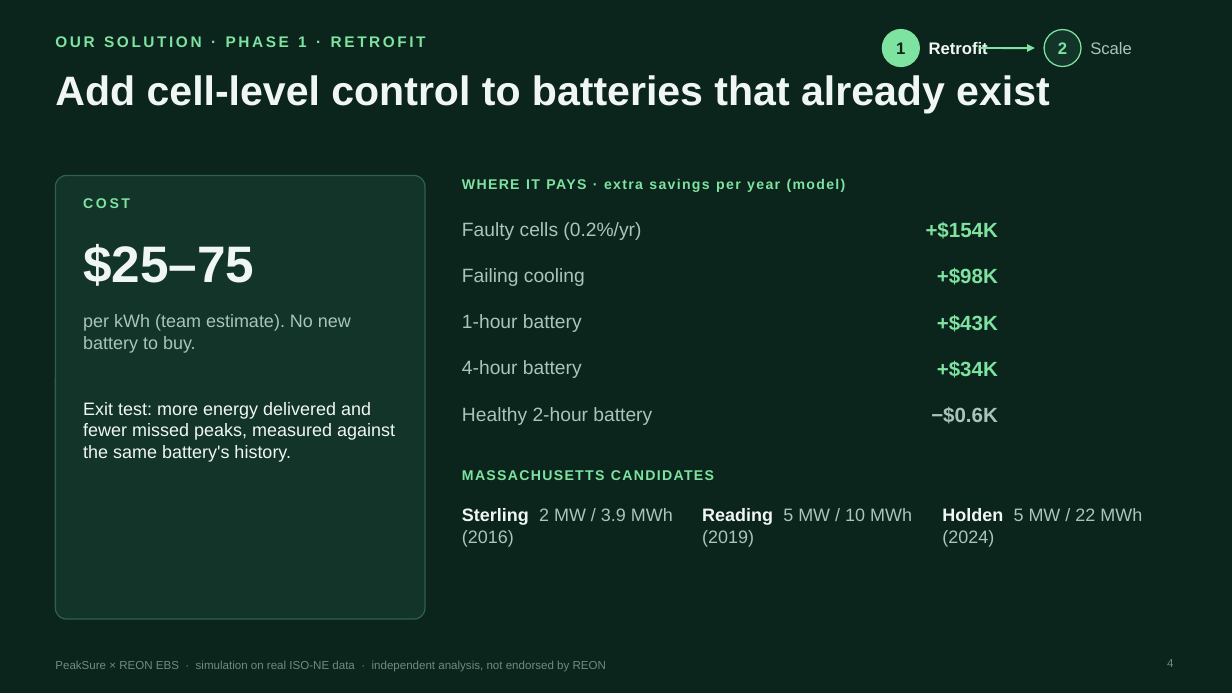
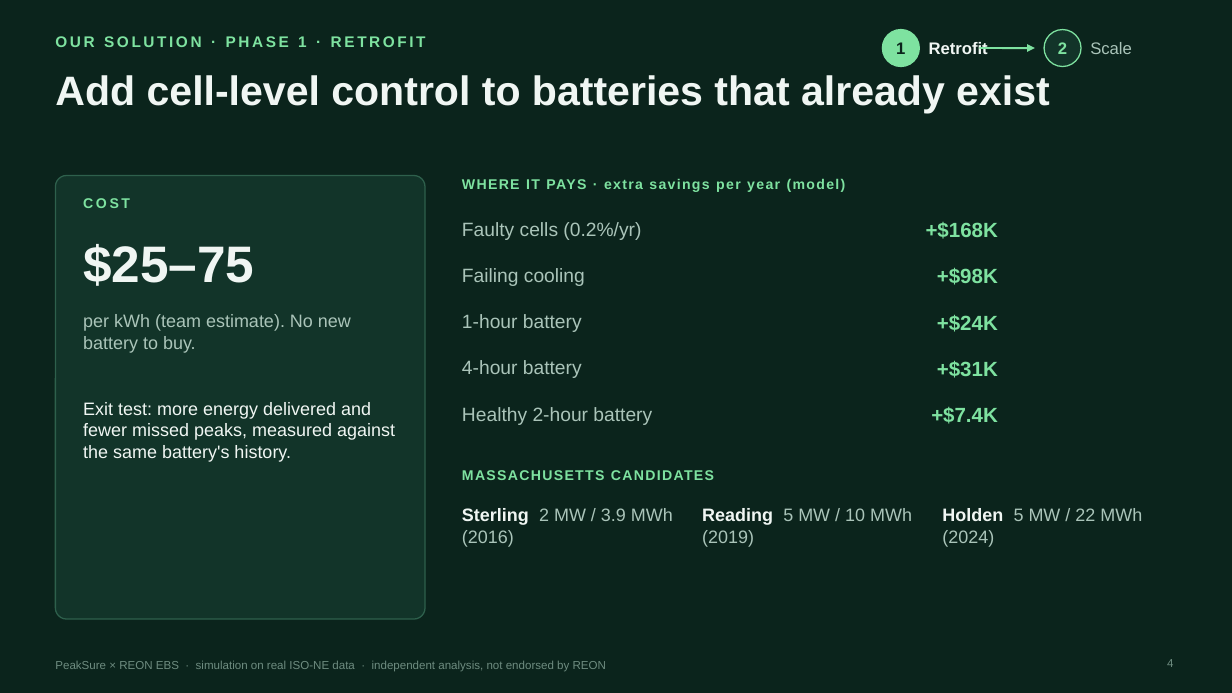
Before and after one commit to Bakdaulet-omeraiuly/peaksure, a slide deck: slide 4 of submission/PeakSure_deck.pptx. Drawn at 1232x693 pixels with LibreOffice and Linux fonts; fonts in the diff are those of the drawing. Boxes give left, top, right and bottom in pixels: in the first picture for what was removed or moved away, otherwise in the second. Text is boxed around its words. In the diff, an @@ line names an element or a change of style, - is before the commit and + after.

```diff
--- a/submission/PeakSure_deck.pptx
+++ b/submission/PeakSure_deck.pptx
@@ text at [926, 222, 998, 239]: text changed @@
-+$154K
++$168K
@@ text at [937, 314, 998, 332]: text changed @@
-+$43K
++$24K
@@ text at [937, 360, 998, 378]: text changed @@
-+$34K
++$31K
@@ text at [931, 407, 998, 424]: text changed; text colour #AAC4B9 to #7EE2A0 @@
-−$0.6K
++$7.4K
```
Also in this commit, not shown: 4 other slides changed, 13 other files.
